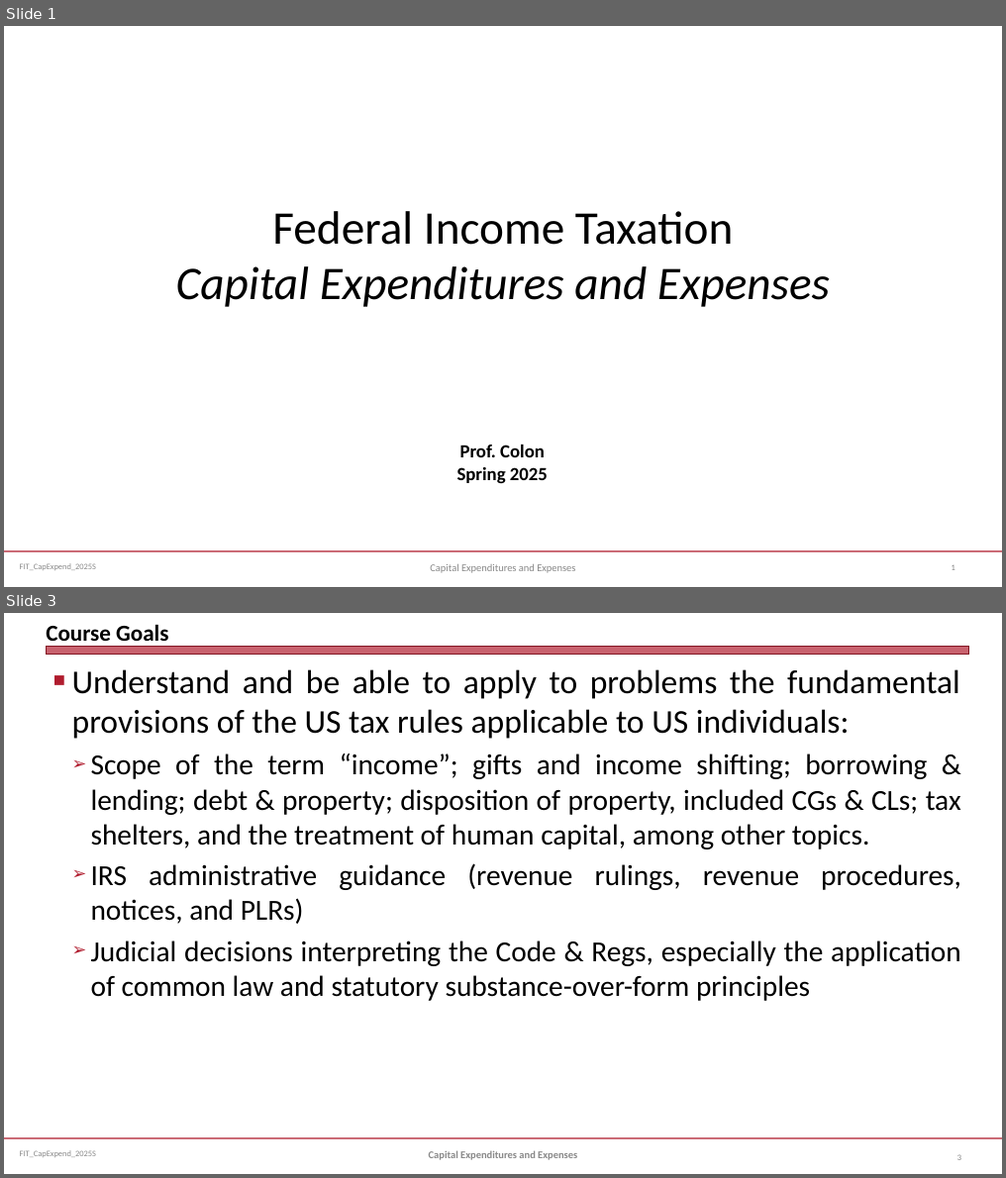
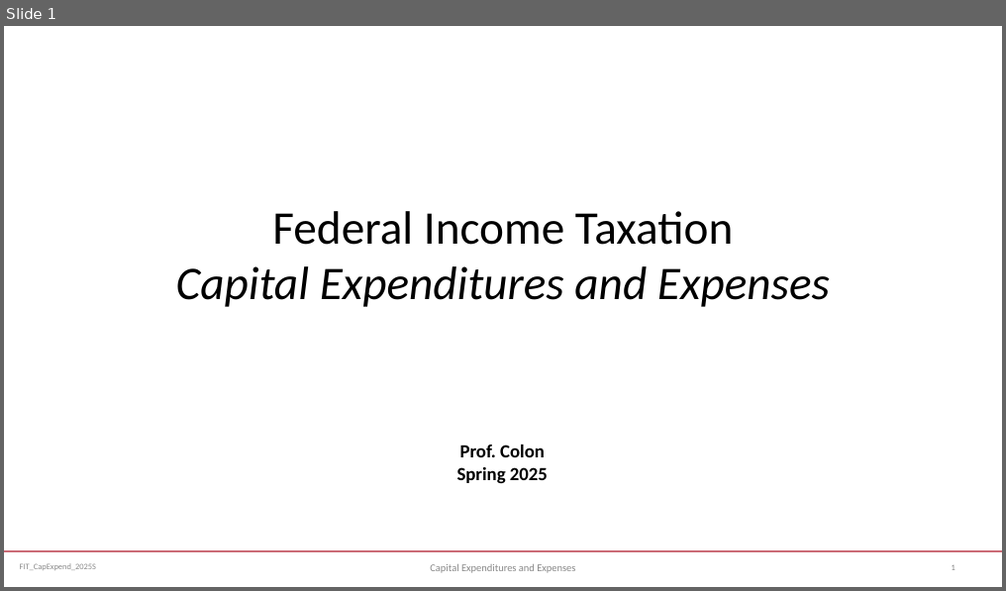
Before and after one commit to jmc877/Fed-Income-Tax, a slide deck: slides/FIT_CapExpend_2025S.pptx. Shown one above the other, each under a label of ours: slides 1 and 3 before the commit, slide 1 after it; the slides between them are not shown. The pictures are 1006x1178 and 1006x591 pixels, drawn with LibreOffice and Linux fonts; fonts in the diff are those of the drawing. Boxes give left, top, right and bottom in pixels: in the first picture for what was removed or moved away, otherwise in the second. Text is boxed around its words. In the diff, an @@ line names an element or a change of style, - is before the commit and + after.

```diff
--- a/slides/FIT_CapExpend_2025S.pptx
+++ b/slides/FIT_CapExpend_2025S.pptx
@@ slide 3 removed at <box>4,613,1002,1174</box>, background #FFFFFF; not listed: 2 template elements that a slide beside it also shows @@
@@ title removed at <box>46,624,168,648</box> @@
-Course Goals
@@ rectangle removed at <box>46,647,969,655</box> @@
@@ text removed at <box>72,669,961,1001</box> @@
-■ Understand and be able to apply to problems the fundamental provisions of the US tax rules applicable to US individuals:
-  ➢ Scope of the term “income”; gifts and income shifting; borrowing & lending; debt & property; disposition of property, included CGs & CLs; tax shelters, and the treatment of human capital, among other topics.
-  ➢ IRS administrative guidance (revenue rulings, revenue procedures, notices, and PLRs)
-  ➢ Judicial decisions interpreting the Code & Regs, especially the application of common law and statutory substance-over-form principles
@@ text removed at <box>429,1151,577,1160</box> @@
-Capital Expenditures and Expenses
@@ page number removed at <box>957,1156,961,1160</box> @@
-3
```
Also in this commit, not shown: 1 slide changed, 8 other slides removed, 1 other file.
